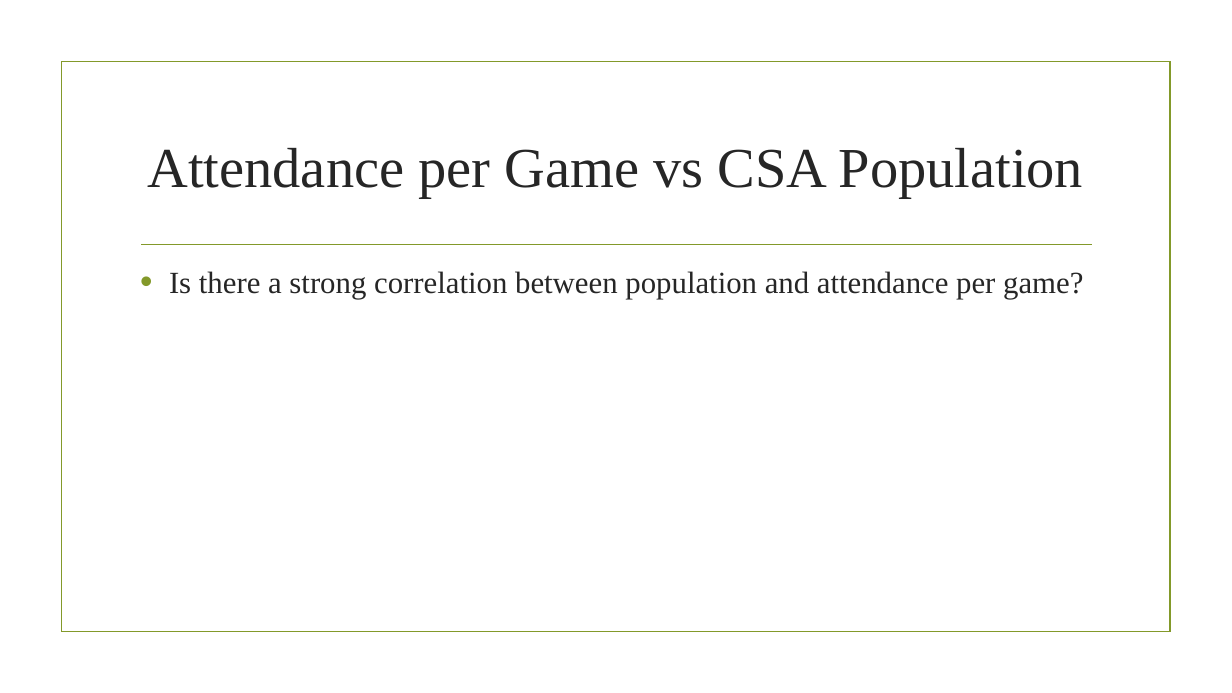
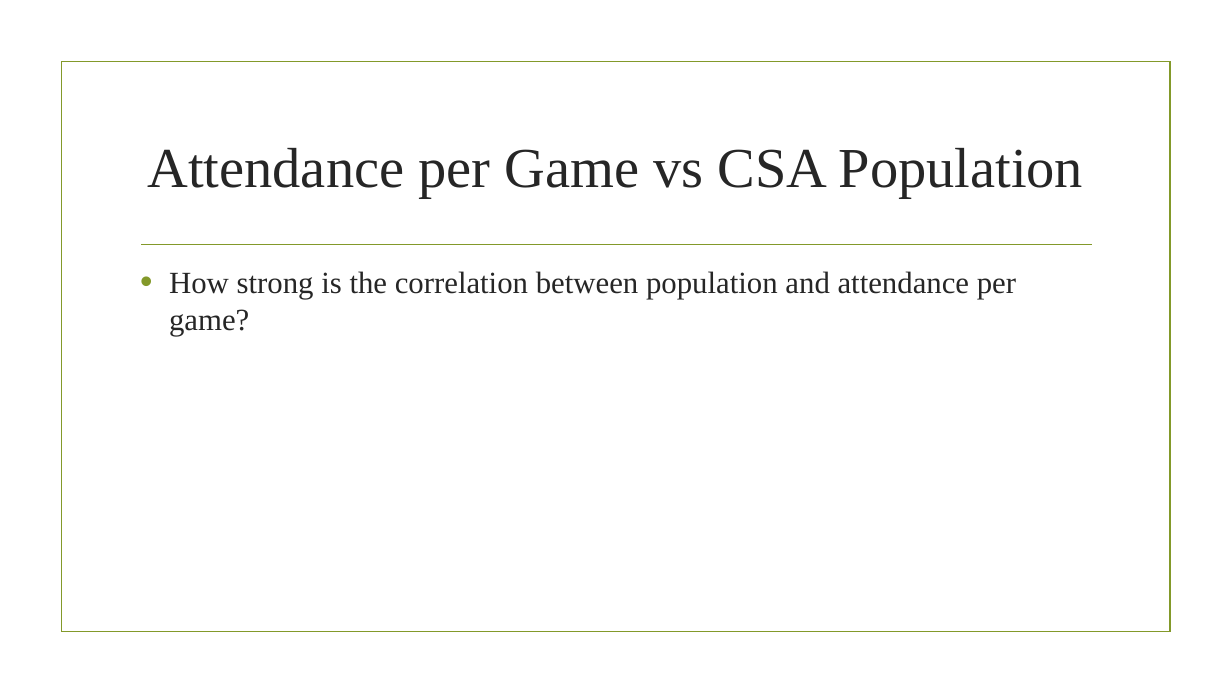
Before and after one commit to Dshashek/Red-Team-Project-1, a slide deck: slide 24 of Slides/Red Team Presentation.pptx (slide 20 before the commit). Drawn at 1232x693 pixels with LibreOffice and Linux fonts; fonts in the diff are those of the drawing; background and template pictures are left out. Boxes give left, top, right and bottom in pixels: in the first picture for what was removed or moved away, otherwise in the second. Text is boxed around its words. In the diff, an @@ line names an element or a change of style, - is before the commit and + after.

```diff
--- a/Slides/Red Team Presentation.pptx
+++ b/Slides/Red Team Presentation.pptx
@@ text at bbox=[169, 271, 1016, 336]: text changed @@
-• Is there a strong correlation between population and attendance per game?
+• How strong is the correlation between population and attendance per game?
```
Also in this commit, not shown: 2 other slides changed, 5 slides added.
